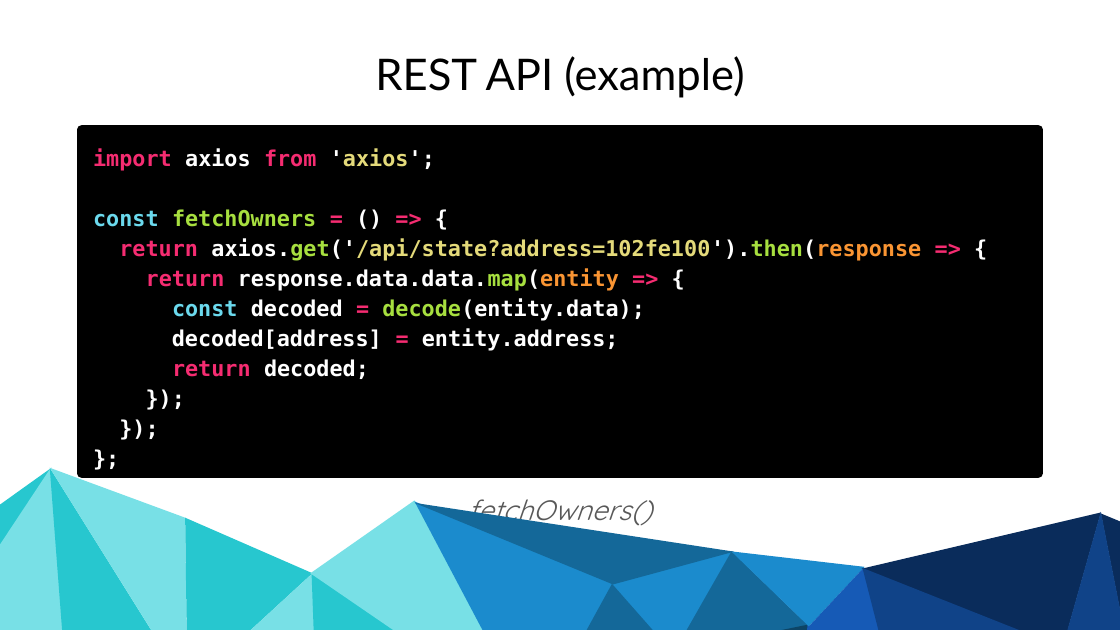
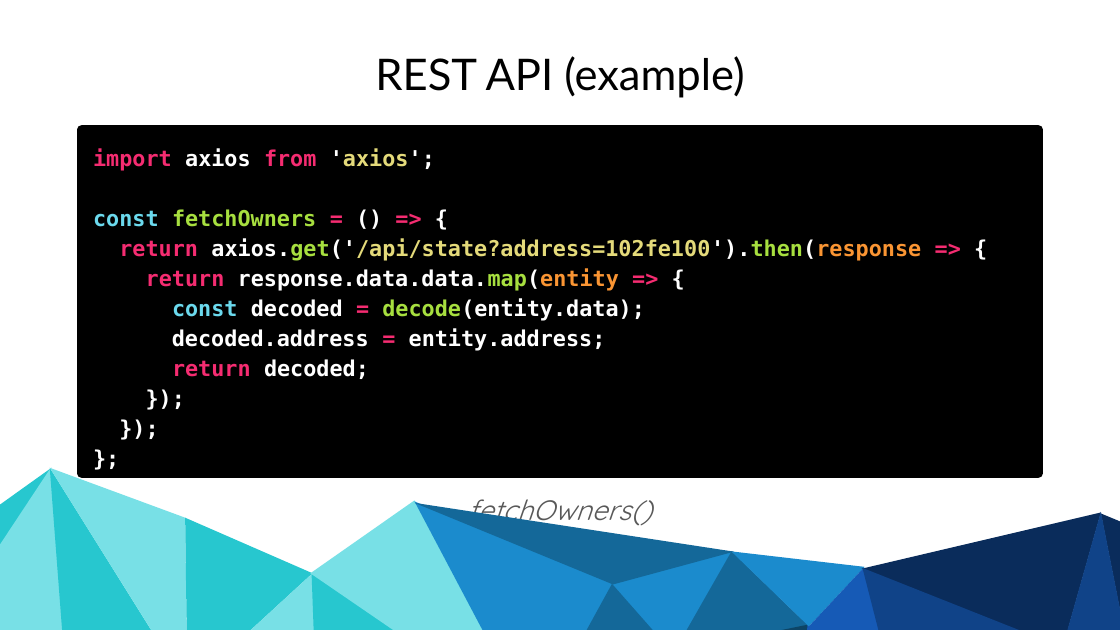
Before and after one commit to delventhalz/education-cryptobunnies, a slide deck: slide 34 of teaching/sawtooth_app_development.pptx. Drawn at 1120x630 pixels with LibreOffice and Linux fonts; fonts in the diff are those of the drawing. Boxes give left, top, right and bottom in pixels: in the first picture for what was removed or moved away, otherwise in the second. Text is boxed around its words. In the diff, an @@ line names an element or a change of style, - is before the commit and + after.

```diff
--- a/teaching/sawtooth_app_development.pptx
+++ b/teaching/sawtooth_app_development.pptx
@@ text in rectangle at box(172, 328, 606, 351): text changed @@
-decoded[address] = entity.address;
+decoded.address = entity.address;
```
Also in this commit, not shown: 2 other files.
